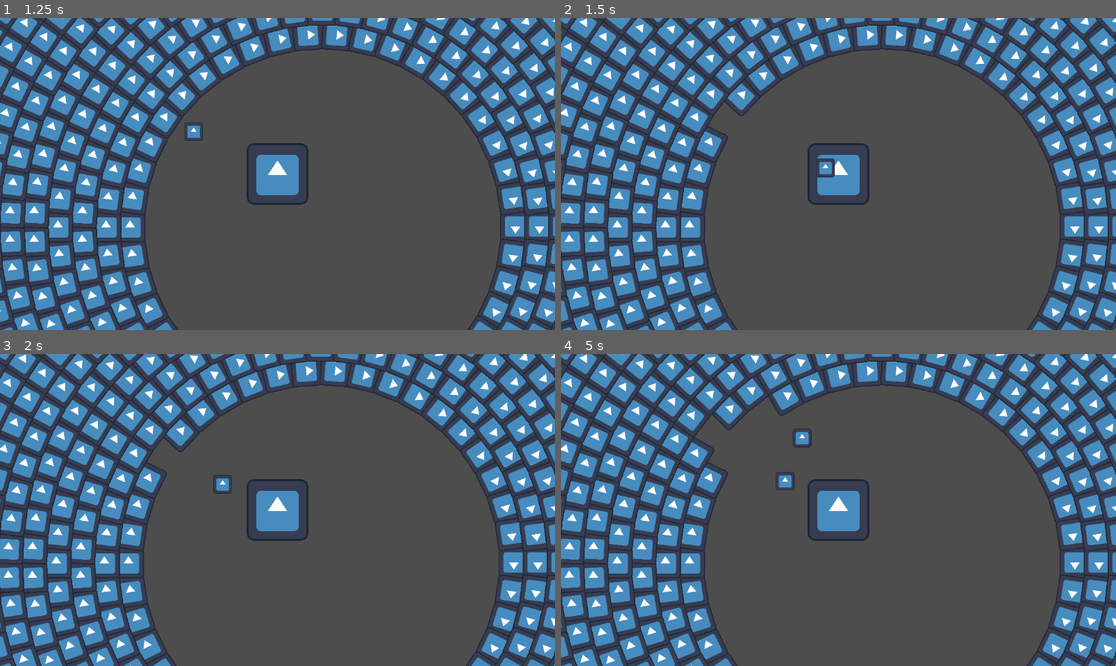
Above: before the commit, frames 1-4 (two rows, left to right).
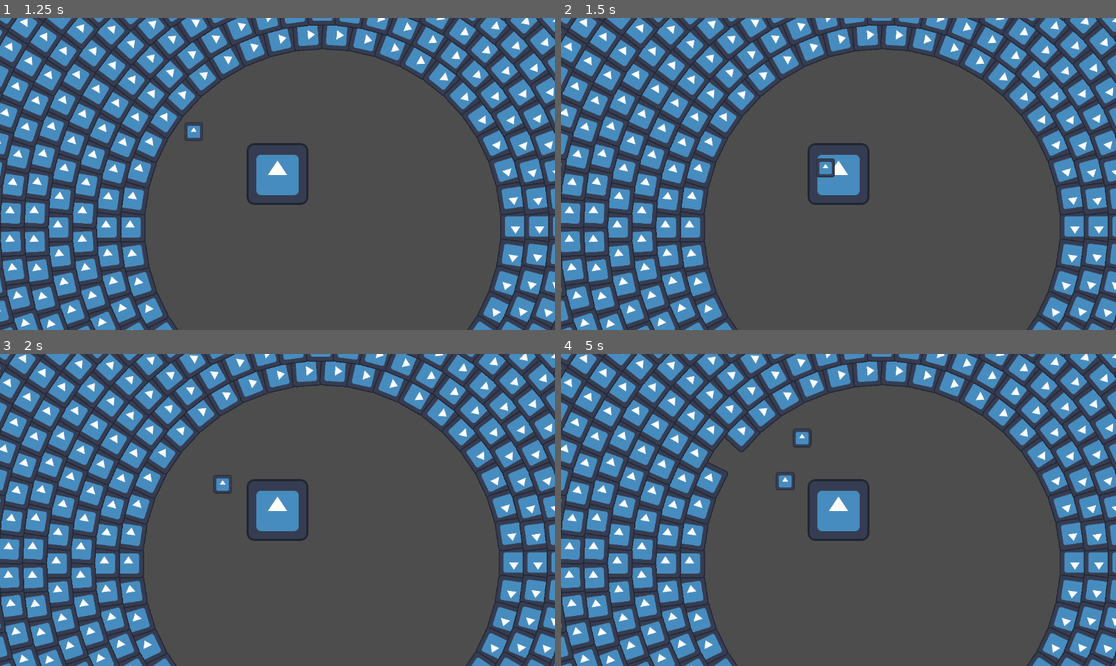
Above: after the commit, the same moments.

Repository: ErikJEnos/SoftwareGameJam2025
Game: Godot game, scene res://Prefabs/Game.tscn
Same seed, same stepped clock (60 frames per second), same inputs: the game is played once before the commit and once after it. The engine's default icon, where the game draws it, is replaced by a stand-in: a white triangle on a blue panel in a dark square.
Inputs (mouse positions are in pixels of both pictures, inside the frame that each line leads up to):
- Up to frame 1 (1.25 s): tap Enter at 0.5 s; move the mouse to (399, 158) at 0.52 s; hold D (move_right) from 0.53 s (still down); click (399, 158) at 0.67 s
- Up to frame 2 (1.5 s): release D (move_right) at 1.25 s; drag from (727, 189) to (1077, 227) at 1.27 s
- Up to frame 3 (2 s): no input
- Up to frame 4 (5 s): move the mouse to (894, 441) at 2.02 s; hold D (move_right) 2.03-2.75 s; click (894, 441) at 2.17 s; drag from (810, 572) to (1005, 591) at 2.77 s; move the mouse to (1005, 556) at 3.52 s; hold A (move_left) 3.53-4.25 s; click (1005, 556) at 3.67 s; drag from (672, 463) to (1066, 619) at 4.27 s

Frame 1 is identical in both runs. In frame 2, 0.3% of the frame differs, in the area x 26-33%, y 26-39%; in frame 3, 0.3%; in frame 4, 0.8%, in the area x 24-40%, y 13-32%.

Commit message:
wall and bullet stuff
wall Health added

bullet stats damage , firerate  and bullet speed added

Diff:
--- a/Prefabs/Box.tscn
+++ b/Prefabs/Box.tscn
@@ -1,6 +1,7 @@
-[gd_scene load_steps=4 format=3 uid="uid://wjqcc7omr4rn"]
+[gd_scene load_steps=5 format=3 uid="uid://wjqcc7omr4rn"]
 
 [ext_resource type="Texture2D" uid="uid://byu307smvmby3" path="res://Images/icon.svg" id="1_3kumw"]
+[ext_resource type="Script" path="res://Prefabs/Wall.gd" id="1_i4rck"]
 
 [sub_resource type="RectangleShape2D" id="RectangleShape2D_ok4yk"]
 size = Vector2(128, 128)
@@ -12,6 +13,7 @@
 scale = Vector2(0.5, 0.5)
 collision_layer = 3
 collision_mask = 3
+script = ExtResource("1_i4rck")
 
 [node name="Sprite2D" type="Sprite2D" parent="."]
 texture = ExtResource("1_3kumw")
--- a/Prefabs/Bullet.tscn
+++ b/Prefabs/Bullet.tscn
@@ -1,7 +1,7 @@
 [gd_scene load_steps=4 format=3 uid="uid://b23oivjfajxoy"]
 
 [ext_resource type="Texture2D" uid="uid://byu307smvmby3" path="res://Images/icon.svg" id="1_87x7a"]
-[ext_resource type="Script" path="res://Scripts/bullet.gd" id="1_ge6ho"]
+[ext_resource type="Script" path="res://Scripts/Bullet.gd" id="1_ge6ho"]
 
 [sub_resource type="CircleShape2D" id="CircleShape2D_u26oe"]
 radius = 88.8889
@@ -26,6 +26,4 @@
 scale = Vector2(0.09, 0.09)
 shape = SubResource("CircleShape2D_u26oe")
 
-[connection signal="body_entered" from="." to="." method="_on_body_entered"]
-[connection signal="area_entered" from="Area2D" to="." method="_on_area_2d_area_entered"]
 [connection signal="body_entered" from="Area2D" to="." method="_on_area_2d_body_entered"]
--- a/Prefabs/Player.tscn
+++ b/Prefabs/Player.tscn
@@ -1,8 +1,7 @@
-[gd_scene load_steps=6 format=3 uid="uid://mqxnlf631dad"]
+[gd_scene load_steps=5 format=3 uid="uid://mqxnlf631dad"]
 
 [ext_resource type="Script" path="res://Scripts/player.gd" id="1_e23wc"]
 [ext_resource type="Texture2D" uid="uid://byu307smvmby3" path="res://Images/icon.svg" id="1_unjo6"]
-[ext_resource type="PackedScene" uid="uid://b23oivjfajxoy" path="res://Prefabs/Bullet.tscn" id="2_g2cd4"]
 [ext_resource type="Script" path="res://Scripts/CameraFollow.gd" id="3_apaky"]
 
 [sub_resource type="CircleShape2D" id="CircleShape2D_3lkqy"]
@@ -14,7 +13,6 @@
 collision_layer = 4
 collision_mask = 4
 script = ExtResource("1_e23wc")
-bullet_scene = ExtResource("2_g2cd4")
 
 [node name="Sprite2D" type="Sprite2D" parent="CharacterBody2D"]
 texture = ExtResource("1_unjo6")
--- /dev/null
+++ b/Prefabs/Wall.gd
@@ -0,0 +1,13 @@
+extends StaticBody2D
+
+@export var health: float = 10.0
+
+# Called when the node enters the scene tree for the first time.
+func _ready() -> void:
+	pass # Replace with function body.
+
+
+func RemoveHealth(damage: float) -> void:
+	health -= damage
+	if(health <= 0):
+		queue_free()
--- a/Scripts/bullet.gd
+++ b/Scripts/bullet.gd
@@ -1,6 +1,12 @@
 extends RigidBody2D
 
 @export var speed: float = 100.0  # Speed of the bullet
+@export var damage: float = 5.0  # damage of the bullet
+
+func initialize(_damage: float, _speed: float):
+	speed = _speed
+	damage = _damage
+
 
 func fire(direction: Vector2) -> void:
 	# Apply an impulse to move the bullet
@@ -8,5 +14,5 @@
 
 func _on_area_2d_body_entered(body: Node2D) -> void:
 	if body.is_in_group("Wall"):
-		body.queue_free()
+		body.RemoveHealth(damage)
 		queue_free()
--- a/Scripts/player.gd
+++ b/Scripts/player.gd
@@ -2,9 +2,15 @@
 
 # Movement speed
 @export var speed: float = 200.0
+@export var bulletSpeed: float = 200.0
+@export var bulletDamage: float = 5.0
 
-@export var bullet_scene: PackedScene  # Drag and drop the Bullet scene here
-@export var bullet_spawn_offset: Vector2 = Vector2(0, 0)  # Offset for bullet spawn point
+var can_shoot = false
+@export var fireRate: float = 0.5
+
+
+var bullet_scene = preload("res://Prefabs/Bullet.tscn")
+var Bullet = "res://Scripts/Bullet.gd"
 
 
 func _process(delta: float) -> void:
@@ -24,12 +30,18 @@
 
 
 func fire_bullet(target_position: Vector2) -> void:
+	if can_shoot:
+		return  # Prevent shooting if the timer isn't ready
+
+	can_shoot = true
+
 	# Instance the bullet
 	var bullet = bullet_scene.instantiate()
+	bullet.initialize(bulletDamage,bulletSpeed)
 	get_tree().root.add_child(bullet)
 
 	# Set bullet position to player's position + offset
-	bullet.global_position = global_position + bullet_spawn_offset
+	bullet.global_position = global_position
 
 	# Calculate direction from player to mouse click
 	var direction = target_position - bullet.global_position
@@ -37,6 +49,9 @@
 	# Fire the bullet
 	bullet.fire(direction)
 
+	await get_tree().create_timer(fireRate).timeout
+	can_shoot = false
+
 func _input(event: InputEvent) -> void:
 	if event is InputEventMouseButton and event.pressed and event.button_index == MOUSE_BUTTON_LEFT:
 		fire_bullet(event.position)
